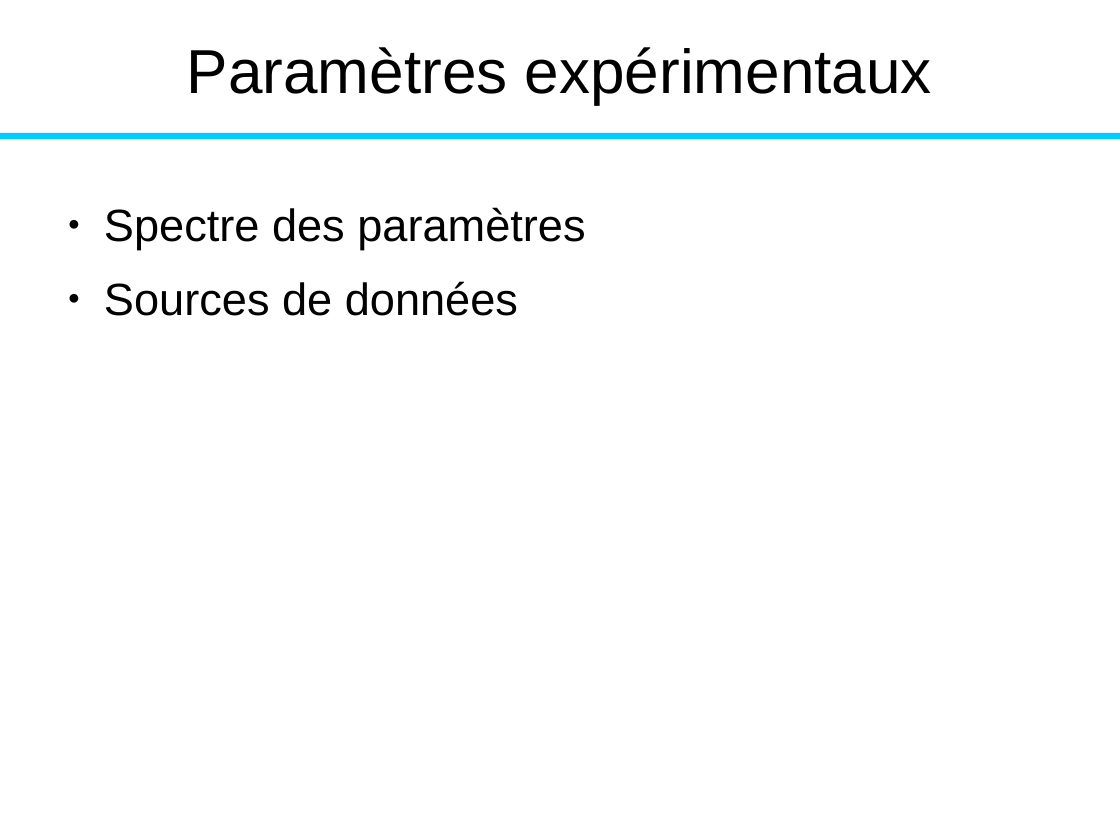
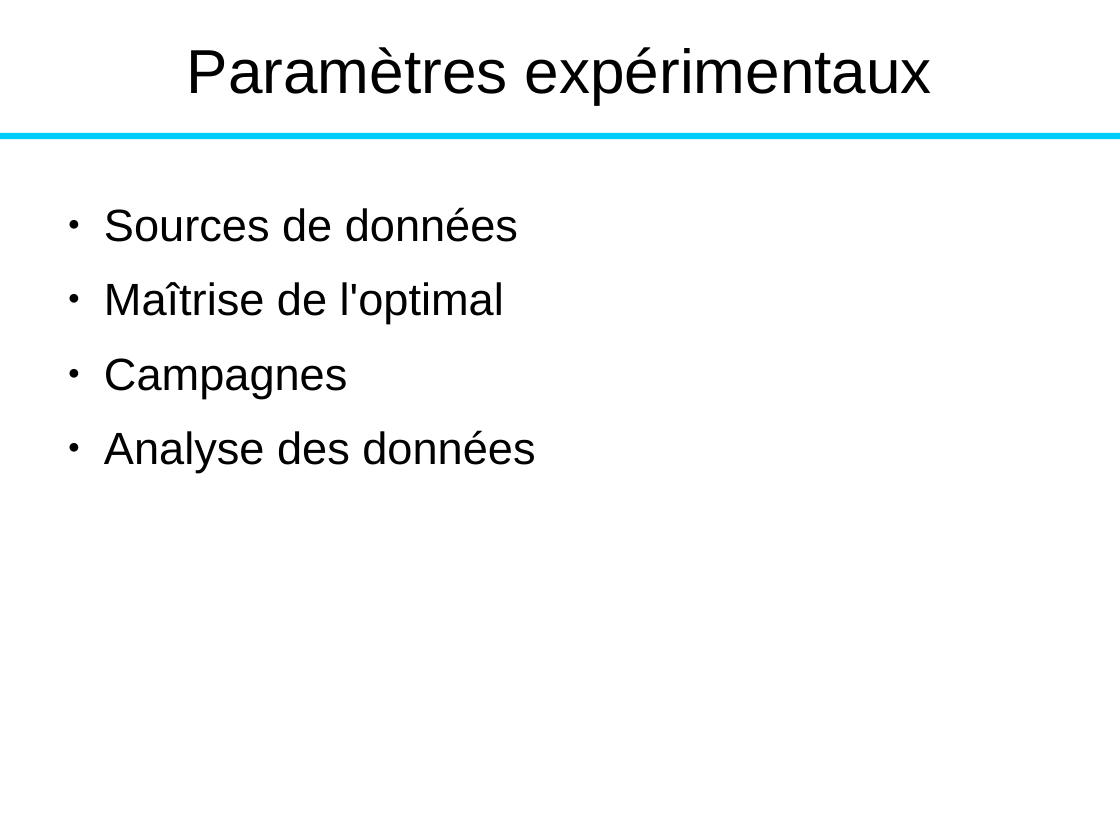
Before and after one commit to fColas68/eprLPT, a slide deck: slide 44 of presentation/presentation.odp (slide 43 before the commit). Drawn at 1120x840 pixels with LibreOffice and Linux fonts; fonts in the diff are those of the drawing. Boxes give left, top, right and bottom in pixels: in the first picture for what was removed or moved away, otherwise in the second. Text is boxed around its words. In the diff, an @@ line names an element or a change of style, - is before the commit and + after.

```diff
--- a/presentation/presentation.odp
+++ b/presentation/presentation.odp
@@ text at (104, 207, 585, 250): paragraph removed @@
-● Spectre des paramètres
@@ text at (104, 282, 535, 472): paragraphs added @@
+● Maîtrise de l'optimal
+● Campagnes
+● Analyse des données
```
Also in this commit, not shown: 13 other slides changed, 18 slides added, 2 slides removed.
